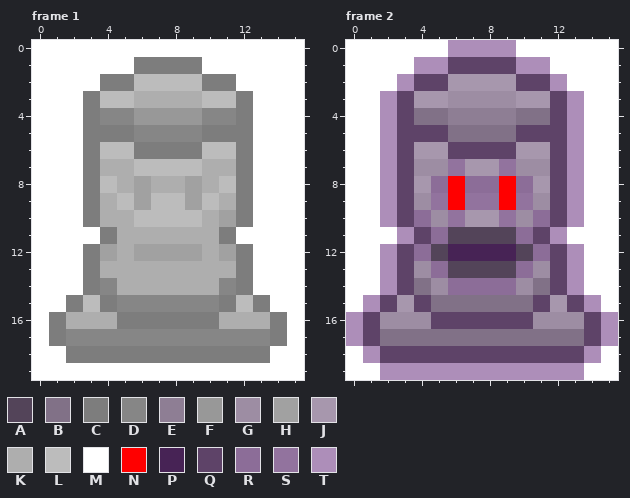
Edited in one commit: pixel-art file (Assets/Sprites/Enemies/T7 Tower/Gargoyle Totem.aseprite). The picture above was drawn from the file before the commit.
16x20 pixels, 2 frames. Colours within 5 levels of each other are drawn and written as one. Shown: frame 1, frame 2.
Palette (. is transparent): A #534459  B #817187  C #7d7d7d  D #868686  E #8e7e94  F #989898  G #9d8da3  H #a1a1a1  J #a797ad  K #aeaeae  L #bcbcbc  M #ffffff  N #ff0000  P #472355  Q #5e4368  R #8c6d98  S #92739e  T #ad8eb9
New version:
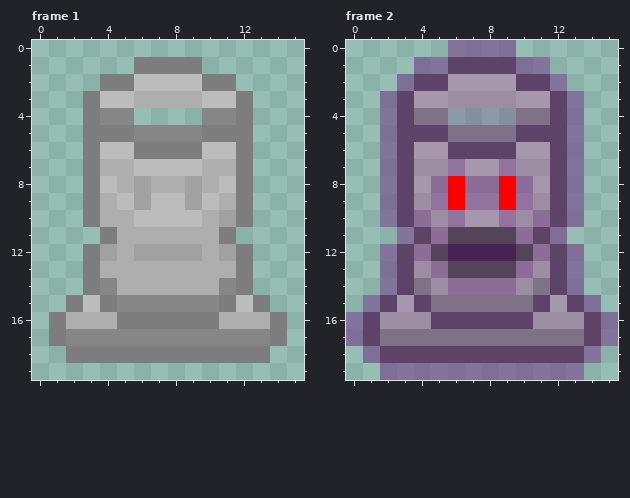
What changed:
layer "Layer 3" now hidden
colour E: #8e7e94 -> #76428a4d
colour T: #ad8eb9 -> #76428a99
Frame 1:
y 0: x 0..15 MMMMMMMMMMMMMMMM -> ................
y 1: x 0..5 MMMMMM -> ......; x 10..15 MMMMMM -> ......
y 2: x 0..3 MMMM -> ....; x 12..15 MMMM -> ....
y 3: x 0..2 MMM -> ...; x 13..15 MMM -> ...
y 4: x 0..2 MMM -> ...; x 6..9 FFFF -> ....; x 13..15 MMM -> ...
y 5..10: x 0..2 MMM -> ...; x 13..15 MMM -> ...
y 11: x 0..3 MMMM -> ....; x 12..15 MMMM -> ....
y 12..14: x 0..2 MMM -> ...; x 13..15 MMM -> ...
y 15: x 0..1 MM -> ..; x 14..15 MM -> ..
y 16..17: x 0 M -> .; x 15 M -> .
y 18: x 0..1 MM -> ..; x 14..15 MM -> ..
y 19: x 0..15 MMMMMMMMMMMMMMMM -> ................
Frame 2:
y 0: x 0..5 MMMMMM -> ......; x 10..15 MMMMMM -> ......
y 1: x 0..3 MMMM -> ....; x 12..15 MMMM -> ....
y 2: x 0..2 MMM -> ...; x 13..15 MMM -> ...
y 3..10: x 0..1 MM -> ..; x 14..15 MM -> ..
y 11: x 0..2 MMM -> ...; x 13..15 MMM -> ...
y 12..14: x 0..1 MM -> ..; x 14..15 MM -> ..
y 15: x 0 M -> .; x 15 M -> .
y 18: x 0 M -> .; x 15 M -> .
y 19: x 0..1 MM -> ..; x 14..15 MM -> ..
Where, in picture pixels (left, top, right, bottom), the same in both pictures:
erased: (32, 40, 304, 380)
changed: (346, 40, 618, 380)
